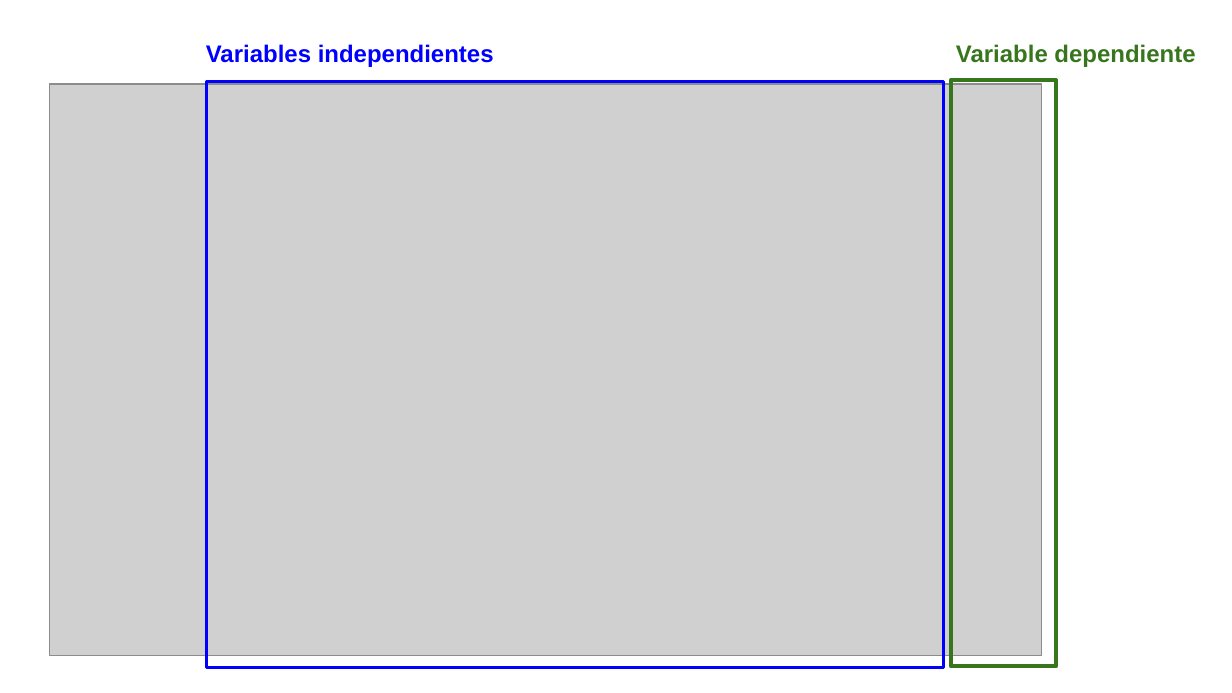
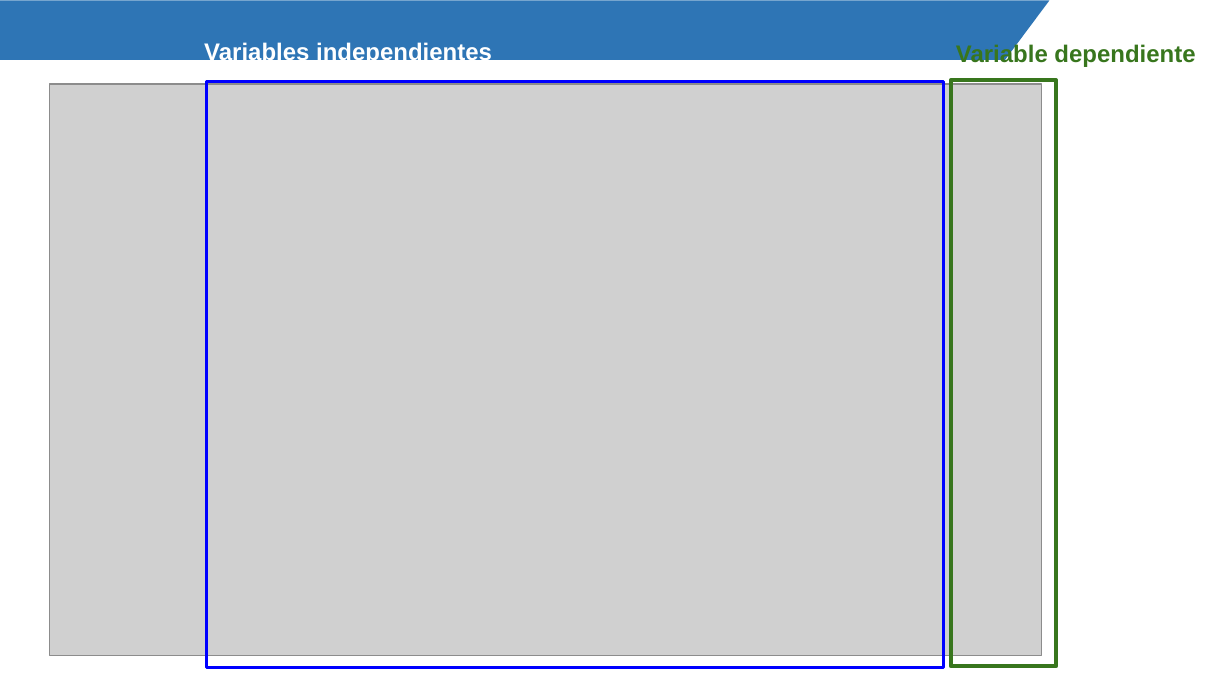
Before and after one commit to Mily3000/Diplomatura-de-Especializacion-en-Desarrollo-de-Aplicaciones-con-IA, a slide deck: slide 10 of Fundamentos de Machine Learning/2. Árboles de decisión.pptx. Drawn at 1232x693 pixels with LibreOffice and Linux fonts; fonts in the diff are those of the drawing; grey boxes stand for pictures; background and template pictures are left out. Boxes give left, top, right and bottom in pixels: in the first picture for what was removed or moved away, otherwise in the second. Text is boxed around its words. In the diff, an @@ line names an element or a change of style, - is before the commit and + after.

```diff
--- a/Fundamentos de Machine Learning/2. Árboles de decisión.pptx
+++ b/Fundamentos de Machine Learning/2. Árboles de decisión.pptx
@@ trapezoid added at box(0, 0, 1050, 59), fill #2E75B5 @@
@@ text "Variables independientes" at box(204, 41, 492, 66): text colour #0000FF to #FFFFFF @@
```
Also in this commit, not shown: 41 other slides changed, 2 slides added, 1 slide removed, 3 other files.
